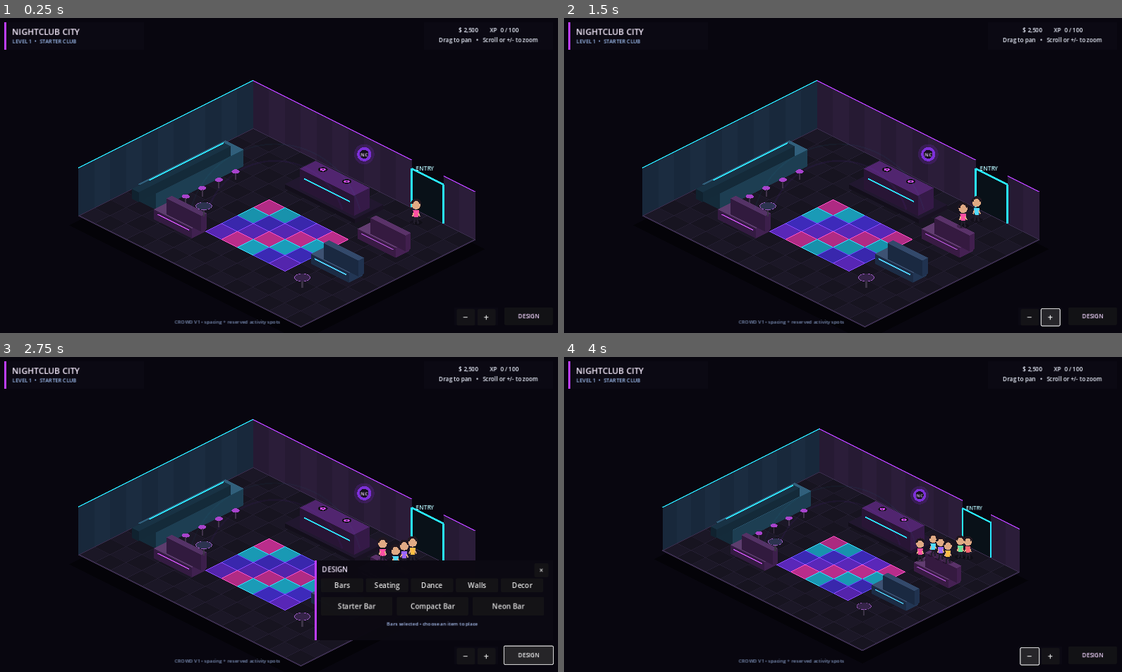
Above: before the commit, frames 1-4 (two rows, left to right).
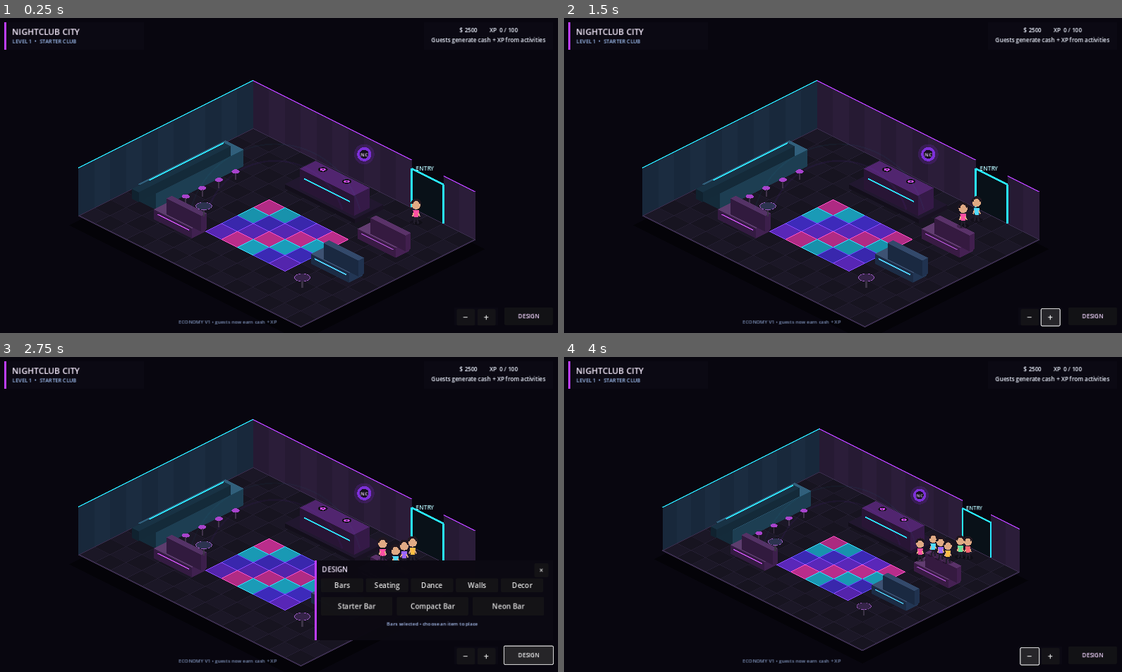
Above: after the commit, the same moments.

Repository: 22crob/Nightclub-City
Game: Godot game, scene res://scenes/main.tscn
Same seed, same stepped clock (60 frames per second), same inputs: the game is played once before the commit and once after it.
Inputs:
- Up to frame 1 (0.25 s): no input
- Up to frame 2 (1.5 s): click "−" at 0.5 s; click "+" at 1.25 s
- Up to frame 3 (2.75 s): click "DESIGN" at 2 s
- Up to frame 4 (4 s): click "×" at 2.75 s; click "−" at 3.5 s

The runs differ from the first frame. In frame 1, 0.4% of the frame differs, in the area x 31-98%, y 2-98%; in frame 2, 0.4%; in frame 3, 0.4%; in frame 4, 0.4%.

Commit message:
Add persistent cash and XP economy
Award cash and XP for completed guest activities, update the HUD live, and persist economy progress between sessions.

Diff:
--- a/godot/scenes/main.tscn
+++ b/godot/scenes/main.tscn
@@ -76,7 +76,7 @@
 grow_vertical = 0
 theme_override_colors/font_color = Color(0.50, 0.58, 0.74, 1)
 theme_override_font_sizes/font_size = 11
-text = "CROWD V1 • spacing + reserved activity spots"
+text = "ECONOMY V1 • guests now earn cash + XP"
 horizontal_alignment = 1
 
 [node name="ZoomControls" type="ColorRect" parent="HUD"]
--- a/godot/scripts/main.gd
+++ b/godot/scripts/main.gd
@@ -27,6 +27,7 @@
 @onready var rotate_button: Button = $HUD/SelectionPanel/Rotate
 @onready var delete_button: Button = $HUD/SelectionPanel/Delete
 @onready var done_button: Button = $HUD/SelectionPanel/Done
+@onready var stats_label: Label = $HUD/StatsPanel/Stats
 
 var dragging: bool = false
 var zoom_level: float = 1.0
@@ -38,12 +39,16 @@
 var selected_object_index: int = -1
 var moving_object_index: int = -1
 const SAVE_PATH: String = "user://club_layout.json"
+const ECONOMY_SAVE_PATH: String = "user://economy.json"
 const NPC_SPEED: float = 0.95
 const NPC_PERSONAL_SPACE: float = 0.42
 const NO_SPOT: Vector2 = Vector2(-99.0, -99.0)
 
 var npc_agents: Array = []
 var npc_cycle_count: int = 0
+var cash: int = 2500
+var xp: int = 0
+var completed_activities: int = 0
 
 var item_catalog: Dictionary = {
 	"Bars": [
@@ -85,7 +90,7 @@
 ]
 
 func _ready() -> void:
-	print("Nightclub City Crowd Spacing v1 loaded.")
+	print("Nightclub City Economy + XP v1 loaded.")
 	zoom_out_button.pressed.connect(_zoom_out)
 	zoom_in_button.pressed.connect(_zoom_in)
 	design_button.pressed.connect(_toggle_design_drawer)
@@ -103,7 +108,9 @@
 	delete_button.pressed.connect(_delete_selected_object)
 	done_button.pressed.connect(_deselect_object)
 	_load_layout()
+	_load_economy()
 	_initialize_npcs()
+	_update_stats_hud()
 	_set_category("Bars")
 	queue_redraw()
 
@@ -1013,6 +1020,7 @@
 		elif state == "activity":
 			npc["timer"] = float(npc["timer"]) - delta
 			if float(npc["timer"]) <= 0.0:
+				_complete_activity_reward(str(npc["activity"]))
 				npc["reserved_spot"] = NO_SPOT
 				npc["state"] = "leaving"
 				_set_npc_destination(npc, Vector2(10.6, 1.65))
@@ -1241,3 +1249,59 @@
 		return true
 
 	return false
+
+
+func _complete_activity_reward(activity: String) -> void:
+	var cash_reward: int = 0
+	var xp_reward: int = 0
+
+	if activity == "bar":
+		cash_reward = 18
+		xp_reward = 2
+	elif activity == "dance":
+		cash_reward = 6
+		xp_reward = 5
+	else:
+		cash_reward = 9
+		xp_reward = 3
+
+	cash += cash_reward
+	xp += xp_reward
+	completed_activities += 1
+	_update_stats_hud()
+	_save_economy()
+
+func _update_stats_hud() -> void:
+	stats_label.text = "$ " + str(cash) + "        XP  " + str(xp) + " / 100\nGuests generate cash + XP from activities"
+
+func _save_economy() -> void:
+	var save_data: Dictionary = {
+		"cash": cash,
+		"xp": xp,
+		"completed_activities": completed_activities
+	}
+
+	var file: FileAccess = FileAccess.open(ECONOMY_SAVE_PATH, FileAccess.WRITE)
+	if file != null:
+		file.store_string(JSON.stringify(save_data))
+		file.close()
+
+func _load_economy() -> void:
+	if not FileAccess.file_exists(ECONOMY_SAVE_PATH):
+		return
+
+	var file: FileAccess = FileAccess.open(ECONOMY_SAVE_PATH, FileAccess.READ)
+	if file == null:
+		return
+
+	var raw_text: String = file.get_as_text()
+	file.close()
+
+	var parsed: Variant = JSON.parse_string(raw_text)
+	if typeof(parsed) != TYPE_DICTIONARY:
+		return
+
+	var data: Dictionary = parsed
+	cash = int(data.get("cash", 2500))
+	xp = int(data.get("xp", 0))
+	completed_activities = int(data.get("completed_activities", 0))
